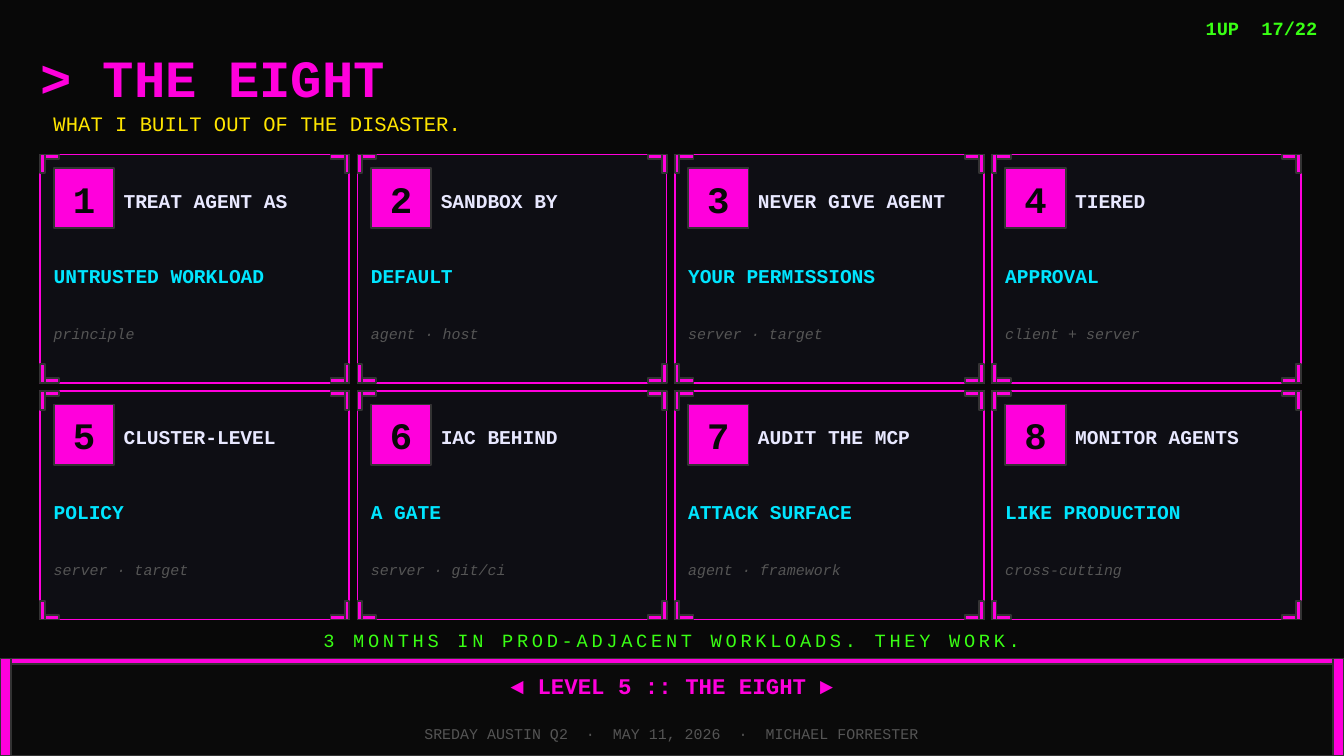
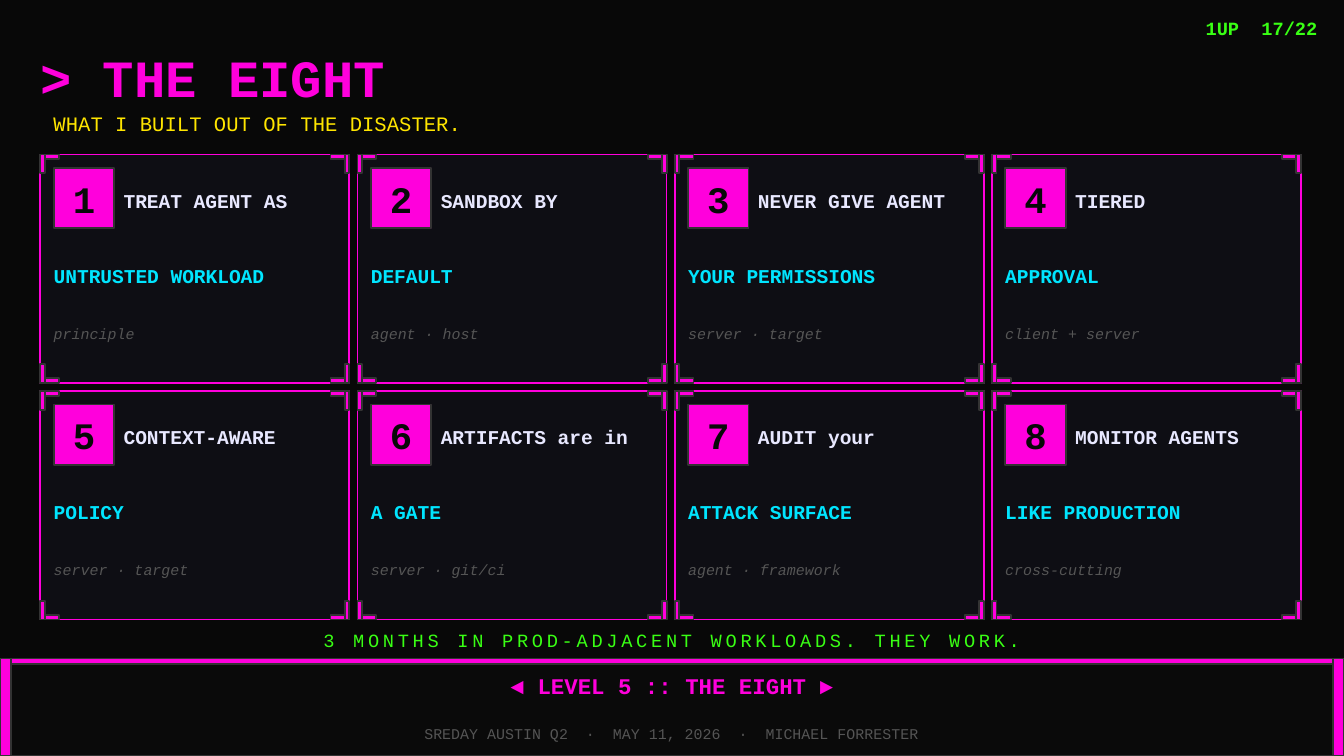
Before and after one commit to peopleforrester/SREday-Texas-2026, a slide deck: slide 17 of presentations/sreday-austin-2026-deck-arcade.pptx. Drawn at 1344x756 pixels with LibreOffice and Linux fonts; fonts in the diff are those of the drawing. Boxes give left, top, right and bottom in pixels: in the first picture for what was removed or moved away, otherwise in the second. Text is boxed around its words. In the diff, an @@ line names an element or a change of style, - is before the commit and + after.

```diff
--- a/presentations/sreday-austin-2026-deck-arcade.pptx
+++ b/presentations/sreday-austin-2026-deck-arcade.pptx
@@ text at [124,431,276,445]: text changed @@
-CLUSTER-LEVEL
+CONTEXT-AWARE
@@ text at [441,430,627,445]: text changed @@
-IAC BEHIND
+ARTIFACTS are in
@@ text at [758,431,875,448]: text changed @@
-AUDIT THE MCP
+AUDIT your
```
Also in this commit, not shown: 5 other slides changed, 1 slide removed.
